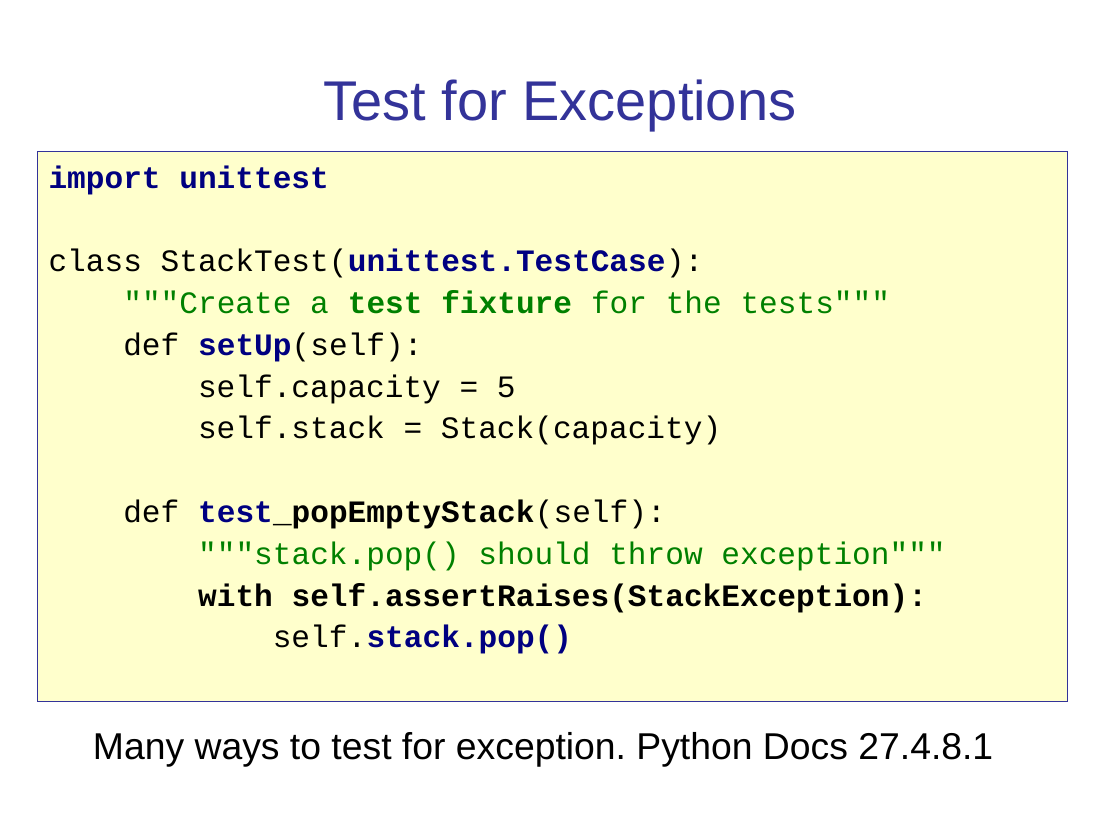
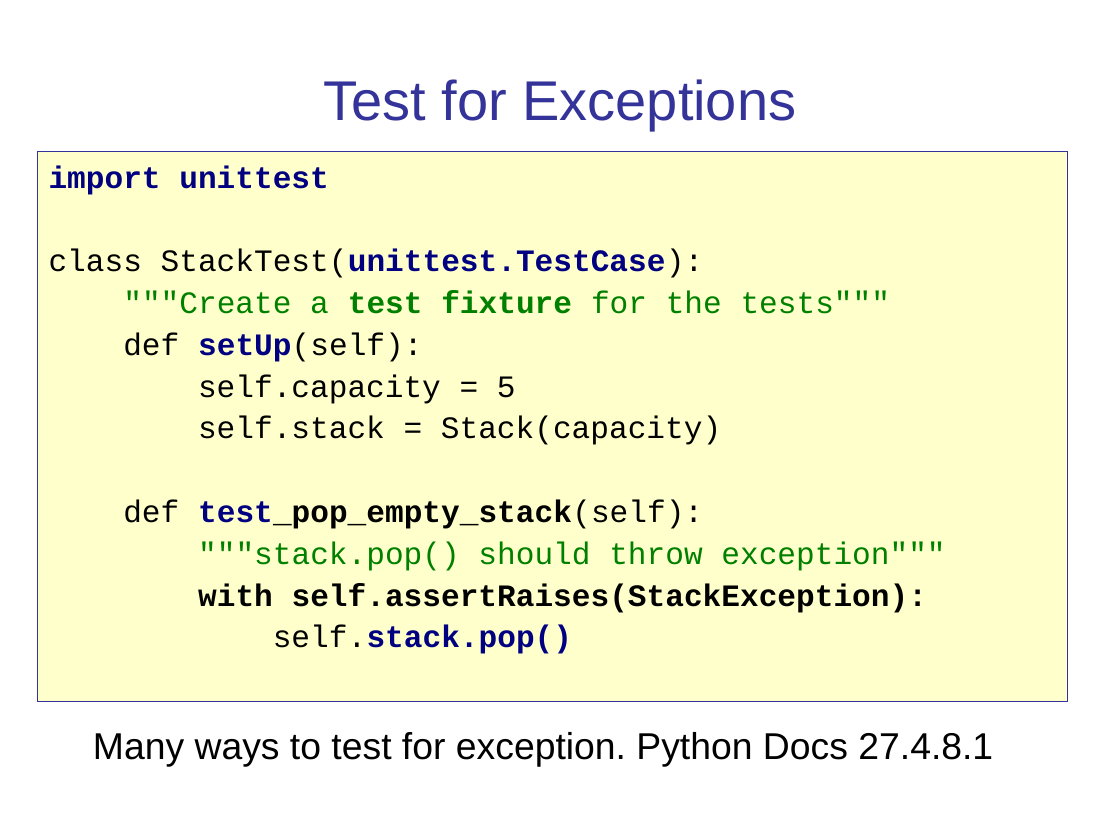
Before and after one commit to cpske/ISP, a slide deck: slide 8 of testing/PythonUnitTest.ppt. Drawn at 1120x840 pixels with LibreOffice and Linux fonts; fonts in the diff are those of the drawing. Boxes give left, top, right and bottom in pixels: in the first picture for what was removed or moved away, otherwise in the second. Text is boxed around its words. In the diff, an @@ line names an element or a change of style, - is before the commit and + after.

```diff
--- a/testing/PythonUnitTest.ppt
+++ b/testing/PythonUnitTest.ppt
@@ text in rectangle at (x1=123, y1=500, x2=703, y2=529): text changed @@
-def test_popEmptyStack(self):
+def test_pop_empty_stack(self):
```
Also in this commit, not shown: 5 other slides changed, 1 slide added, 23 other files.
